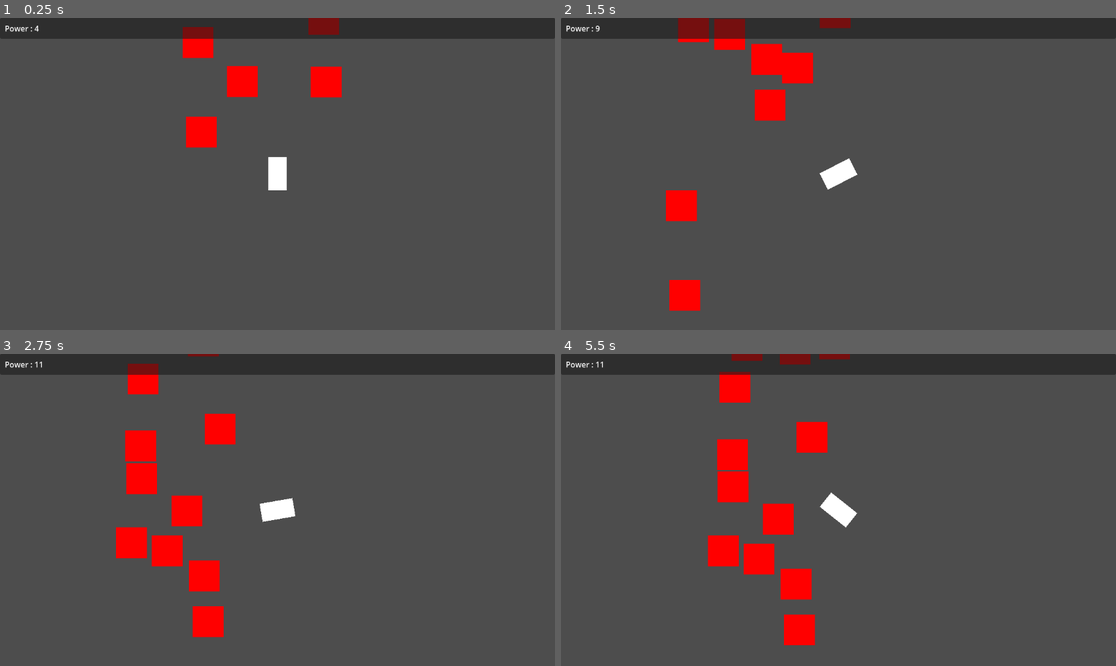
Above: before the commit, frames 1-4 (two rows, left to right).
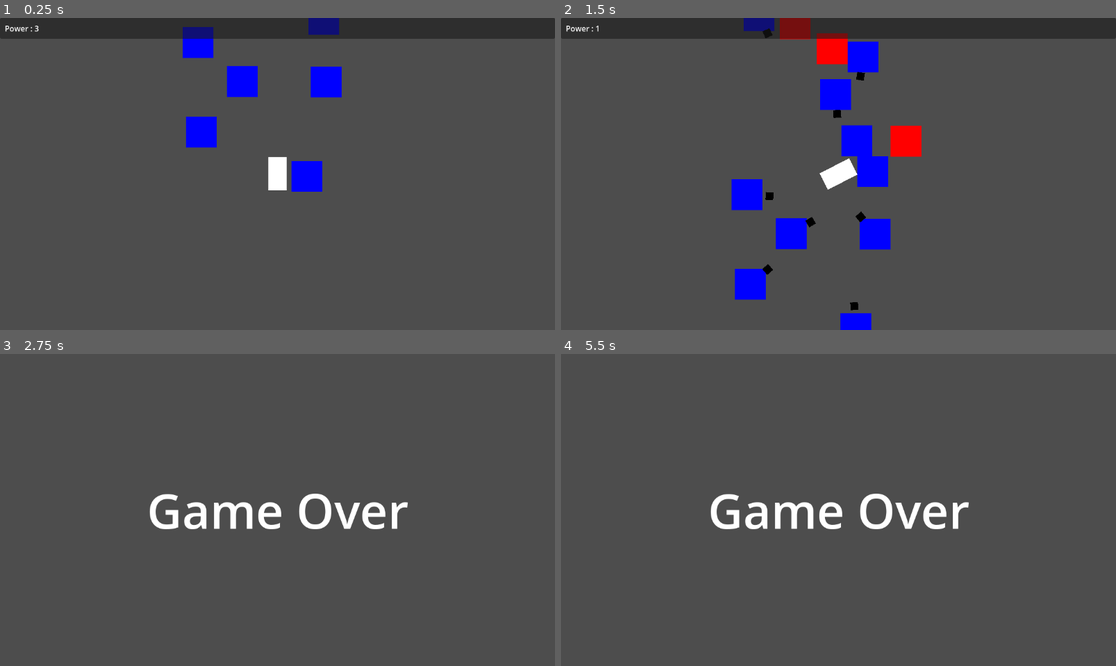
Above: after the commit, the same moments.

Repository: m-conti/gamejam-thailand-summer
Game: Godot game, scene res://level.tscn
Same seed, same stepped clock (60 frames per second), same inputs: the game is played once before the commit and once after it.
Inputs:
- Up to frame 1 (0.25 s): no input
- Up to frame 2 (1.5 s): hold D (right) 0.53-1.28 s; hold A (left) from 1.28 s (still down)
- Up to frame 3 (2.75 s): release A (left) at 2.03 s; hold D (right) from 2.03 s (still down)
- Up to frame 4 (5.5 s): release D (right) at 3.53 s; hold A (left) from 3.53 s (still down)

The runs differ from the first frame. In frame 1, 3.1% of the frame differs, in the area x 6-62%, y 0-56%; in frame 2, 11%; in frame 3, 13%; in frame 4, 13%, in the area x 0-100%, y 0-94%.

Commit message:
Add player, police, and zombie entities with bullet mechanics and game over screen

Diff:
--- /dev/null
+++ b/entities/bullet.gd
@@ -0,0 +1,9 @@
+class_name Bullet extends RigidBody2D
+
+
+func _on_body_entered(body: Node) -> void:
+	if body is not Player:
+		return
+
+	body.power -= 1
+	queue_free()
--- /dev/null
+++ b/entities/bullet.tscn
@@ -0,0 +1,29 @@
+[gd_scene load_steps=5 format=3 uid="uid://brb4i24x1cxhi"]
+
+[ext_resource type="Script" uid="uid://bskt3l4ntq4hc" path="res://entities/bullet.gd" id="1_j06he"]
+
+[sub_resource type="Gradient" id="Gradient_gbfys"]
+colors = PackedColorArray(0, 0, 0, 1, 0, 0, 0, 1)
+
+[sub_resource type="GradientTexture2D" id="GradientTexture2D_hht6g"]
+gradient = SubResource("Gradient_gbfys")
+
+[sub_resource type="RectangleShape2D" id="RectangleShape2D_hht6g"]
+size = Vector2(64, 64)
+
+[node name="Bullet" type="RigidBody2D"]
+collision_layer = 0
+collision_mask = 2
+contact_monitor = true
+max_contacts_reported = 1
+script = ExtResource("1_j06he")
+
+[node name="Sprite2D" type="Sprite2D" parent="."]
+scale = Vector2(0.25, 0.25)
+texture = SubResource("GradientTexture2D_hht6g")
+
+[node name="CollisionShape2D" type="CollisionShape2D" parent="."]
+scale = Vector2(0.25, 0.25)
+shape = SubResource("RectangleShape2D_hht6g")
+
+[connection signal="body_entered" from="." to="." method="_on_body_entered"]
--- /dev/null
+++ b/entities/entity.gd
@@ -0,0 +1,8 @@
+class_name Entity extends CharacterBody2D
+
+
+var player: Player
+
+
+func init(player_: Player):
+    player = player_
--- a/entities/player.gd
+++ b/entities/player.gd
@@ -1,4 +1,4 @@
-class_name Player extends CharacterBody2D
+class_name Player extends Entity
 
 
 @export var speed: float = 400
@@ -8,6 +8,10 @@
 
 var power: int = 1:
 	set(x):
+		if x <= 0:
+			die()
+			return
+
 		power = x
 		power_label.text = "Power : " + str(power)
 
@@ -27,3 +31,7 @@
 
 	body.queue_free()
 	power += 1
+
+
+func die():
+	get_tree().change_scene_to_file.call_deferred("res://game_over.tscn")
--- a/entities/player.tscn
+++ b/entities/player.tscn
@@ -15,6 +15,7 @@
 size = Vector2(124, 144)
 
 [node name="Player" type="CharacterBody2D"]
+collision_layer = 3
 script = ExtResource("1_merdl")
 
 [node name="CollisionShape2D" type="CollisionShape2D" parent="."]
--- /dev/null
+++ b/entities/police.gd
@@ -0,0 +1,15 @@
+class_name Police extends Entity
+
+
+const bullet_scene: PackedScene = preload("res://entities/bullet.tscn")
+
+
+@export var bullet_speed: float = 100
+
+
+func _on_bullet_shoot_timeout() -> void:
+	var bullet = bullet_scene.instantiate()
+	bullet.rotation = position.angle_to_point(player.position)
+	bullet.linear_velocity = bullet_speed * Vector2.from_angle(bullet.rotation)
+
+	add_child(bullet)
--- /dev/null
+++ b/entities/police.tscn
@@ -0,0 +1,26 @@
+[gd_scene load_steps=5 format=3 uid="uid://c6a1uvpnbxyih"]
+
+[ext_resource type="Script" uid="uid://dc7i8pwf15yx4" path="res://entities/police.gd" id="1_v3nib"]
+
+[sub_resource type="Gradient" id="Gradient_ofy0q"]
+colors = PackedColorArray(0, 0, 1, 1, 0, 0, 1, 1)
+
+[sub_resource type="GradientTexture2D" id="GradientTexture2D_y43wy"]
+gradient = SubResource("Gradient_ofy0q")
+
+[sub_resource type="RectangleShape2D" id="RectangleShape2D_v3nib"]
+size = Vector2(64, 64)
+
+[node name="Police" type="CharacterBody2D"]
+script = ExtResource("1_v3nib")
+
+[node name="Sprite2D" type="Sprite2D" parent="."]
+texture = SubResource("GradientTexture2D_y43wy")
+
+[node name="CollisionShape2D" type="CollisionShape2D" parent="."]
+shape = SubResource("RectangleShape2D_v3nib")
+
+[node name="BulletShoot" type="Timer" parent="."]
+autostart = true
+
+[connection signal="timeout" from="BulletShoot" to="." method="_on_bullet_shoot_timeout"]
--- a/entities/zombie.gd
+++ b/entities/zombie.gd
@@ -1 +1 @@
-class_name Zombie extends CharacterBody2D
+class_name Zombie extends Entity
--- /dev/null
+++ b/game_over.tscn
@@ -0,0 +1,28 @@
+[gd_scene load_steps=2 format=3 uid="uid://b6o2ibkr8bh0"]
+
+[sub_resource type="LabelSettings" id="LabelSettings_xapjj"]
+font_size = 100
+
+[node name="GameOver" type="Control"]
+layout_mode = 3
+anchors_preset = 15
+anchor_right = 1.0
+anchor_bottom = 1.0
+grow_horizontal = 2
+grow_vertical = 2
+
+[node name="Label" type="Label" parent="."]
+layout_mode = 1
+anchors_preset = 8
+anchor_left = 0.5
+anchor_top = 0.5
+anchor_right = 0.5
+anchor_bottom = 0.5
+offset_left = -20.0
+offset_top = -11.5
+offset_right = 20.0
+offset_bottom = 11.5
+grow_horizontal = 2
+grow_vertical = 2
+text = "Game Over"
+label_settings = SubResource("LabelSettings_xapjj")
--- a/level.tscn
+++ b/level.tscn
@@ -1,7 +1,9 @@
-[gd_scene load_steps=4 format=3 uid="uid://bdgxphbkkgn3x"]
+[gd_scene load_steps=6 format=3 uid="uid://bdgxphbkkgn3x"]
 
 [ext_resource type="PackedScene" uid="uid://s4ysxh3xnveh" path="res://entities/player.tscn" id="1_vonw3"]
 [ext_resource type="Script" uid="uid://delpi66snvovv" path="res://level_generator.gd" id="2_vonw3"]
+[ext_resource type="PackedScene" uid="uid://bumv2gl7e517t" path="res://entities/zombie.tscn" id="3_oi3di"]
+[ext_resource type="PackedScene" uid="uid://c6a1uvpnbxyih" path="res://entities/police.tscn" id="4_0b4ue"]
 
 [sub_resource type="WorldBoundaryShape2D" id="WorldBoundaryShape2D_vonw3"]
 
@@ -57,4 +59,5 @@
 [node name="LevelGenerator" type="Node2D" parent="." node_paths=PackedStringArray("player")]
 script = ExtResource("2_vonw3")
 player = NodePath("../Player")
+entity_scenes = Array[PackedScene]([ExtResource("3_oi3di"), ExtResource("4_0b4ue")])
 metadata/_custom_type_script = "uid://delpi66snvovv"
--- a/level_generator.gd
+++ b/level_generator.gd
@@ -11,14 +11,17 @@
 @export var entities_per_chunck: int = 10
 
 @export var player: Player
+@export var entity_scenes: Array[PackedScene] = []
 
 var min_chunck_idx: int = 0
 var max_chunck_idx: int = 0
 var chuncks: Array[Node2D] = []
 
 
-func get_random_entity() -> Node:
-	return preload("res://entities/zombie.tscn").instantiate()
+func get_random_entity() -> Entity:
+	var entity: Entity = entity_scenes.pick_random().instantiate()
+	entity.init(player)
+	return entity
 
 
 func generate_chunck() -> void:
@@ -34,7 +37,7 @@
 
 	for i in entities_per_chunck:
 		for _attempt in MAX_SPAWN_ATTEMPT:
-			var entity: Zombie = get_random_entity()
+			var entity: Entity = get_random_entity()
 			entity.position = Vector2(randf_range(x_min, x_max), -(chunck_idx - randf()) * chunck_size)
 			var rect: Rect2 = entity.get_node("Sprite2D").get_rect()
 			rect.position += entity.position
Not shown, added: entities/bullet.gd.uid
Not shown, added: entities/entity.gd.uid
Not shown, added: entities/police.gd.uid
Not shown: 1 places in entities/zombie.tscn that only renumber resources
